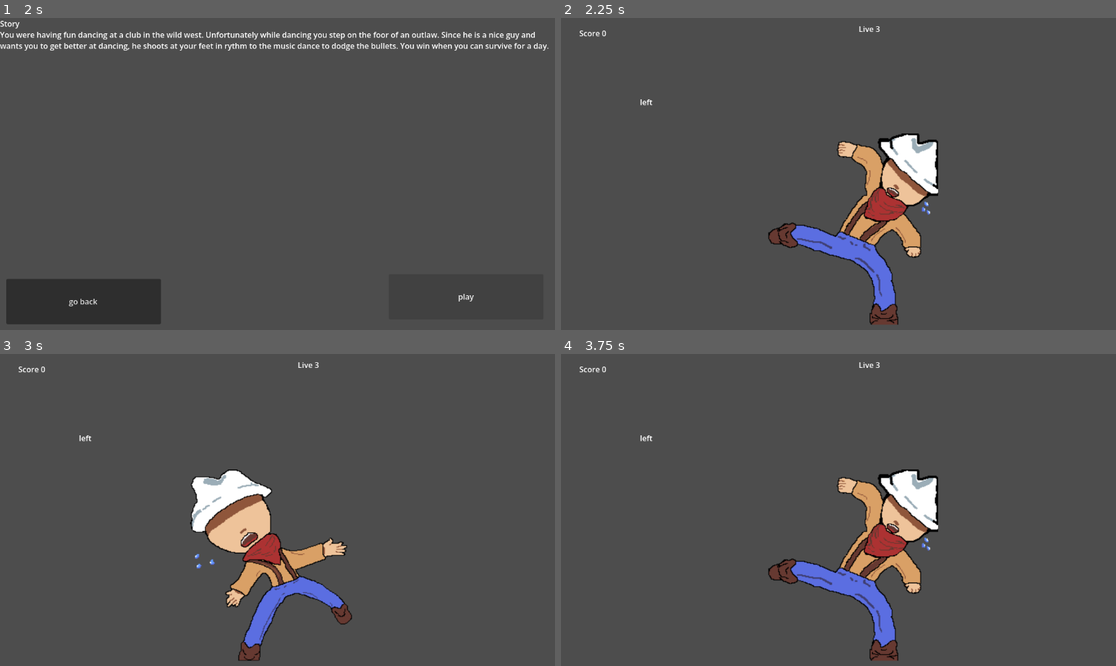
Above: before the commit, frames 1-4 (two rows, left to right).
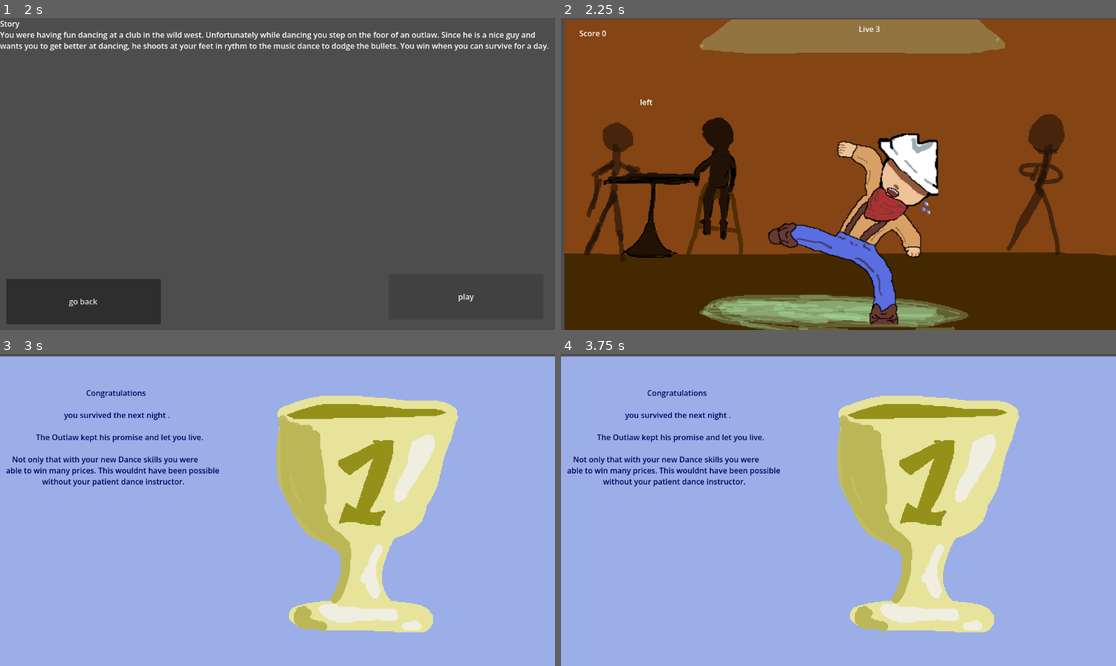
Above: after the commit, the same moments.

Repository: pakized/dancing-in-the-wild-west
Game: Godot game, scene res://Scenes/Menu/MainMenu.tscn
Two runs of this game, one before a commit and one after it. Both use one fixed random seed, a clock stepped at 60 frames per second and the inputs below.
Inputs:
- Up to frame 1 (2 s): click "how to play" at 0.5 s; click "play" at 1.25 s
- Up to frame 2 (2.25 s): click "play" at 2 s
- Up to frame 3 (3 s): tap Enter at 2.75 s; hold A (moveRight) from 2.78 s (still down); hold P from 2.78 s (still down)
- Up to frame 4 (3.75 s): tap Space at 3.5 s; release A (moveRight) at 3.53 s; release P at 3.53 s; hold D (moveLeft) from 3.53 s (still down); tap P at 3.6 s

Frame 1 is identical in both runs. In frame 2, 92% of the frame differs, in the area x 0-100%, y 0-100%; in frame 3, 99%; in frame 4, 99%.

Commit message:
mod game to make it look cooler also add instant win button for demo purpose

Diff:
--- a/Scenes/game.tscn
+++ b/Scenes/game.tscn
@@ -5,6 +5,7 @@
 [ext_resource type="Script" uid="uid://b2wrbstjtq0fv" path="res://Scripts/Game/keysShown.gd" id="2_qxrlw"]
 [ext_resource type="PackedScene" uid="uid://4iq83j5nk4xo" path="res://Scenes/Explosion.tscn" id="4_3dryh"]
 [ext_resource type="AudioStream" uid="uid://gfixbo4p745o" path="res://Assets/Audio/sekuora-under-the-sea-240787.mp3" id="5_wowpa"]
+[ext_resource type="Texture2D" uid="uid://88xtkrl3tb5e" path="res://Assets/UI/Game.png" id="6_i6g32"]
 
 [node name="Game" type="Node2D" unique_id=1694810960]
 script = ExtResource("1_3dryh")
@@ -43,3 +44,8 @@
 stream = ExtResource("5_wowpa")
 autoplay = true
 bus = &"Music"
+
+[node name="Sprite2D" type="Sprite2D" parent="." unique_id=1470012133]
+z_index = -2
+position = Vector2(583, 327)
+texture = ExtResource("6_i6g32")
--- a/Scripts/Game/game.gd
+++ b/Scripts/Game/game.gd
@@ -25,6 +25,11 @@
 	$"ExplosionLeft".hit_player.connect(on_player_hit)
 
 func _process(delta):
+	#TODO: instant win for demo delete this later
+	#from here
+	if Input.is_key_pressed(KEY_P):
+		get_tree().change_scene_to_file("res://Scenes/EndingScene.tscn")
+	#to this
 	if waiting:
 		waiting = false
 		start_sequence()
@@ -76,5 +81,6 @@
 		get_tree().change_scene_to_file("res://Scenes/GameOver.tscn")
 	if score >=36:
 		get_tree().change_scene_to_file("res://Scenes/EndingScene.tscn")
+
 	# Wieder freigeben
 	waiting = true
Binary file added: Assets/UI/Game.aseprite
Binary file added: Assets/UI/Game.png
Not shown, added: Assets/UI/Game.png.import
